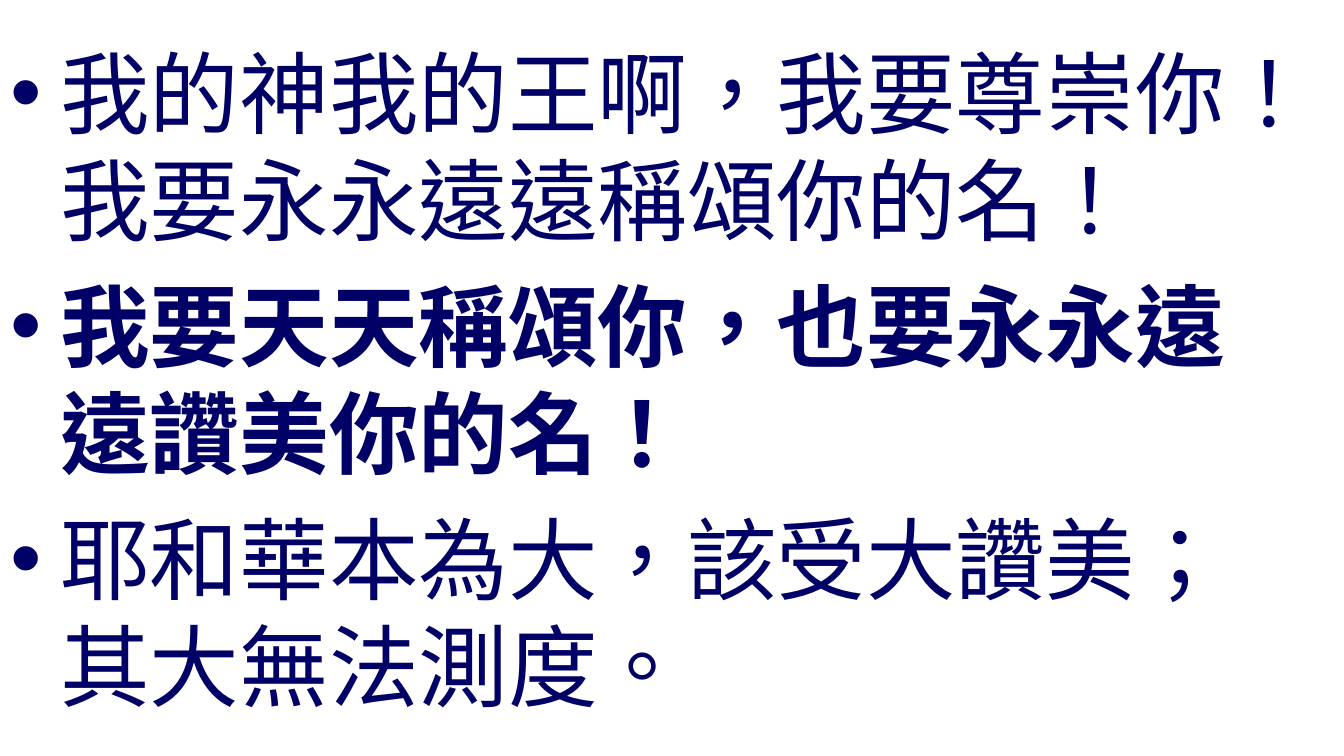
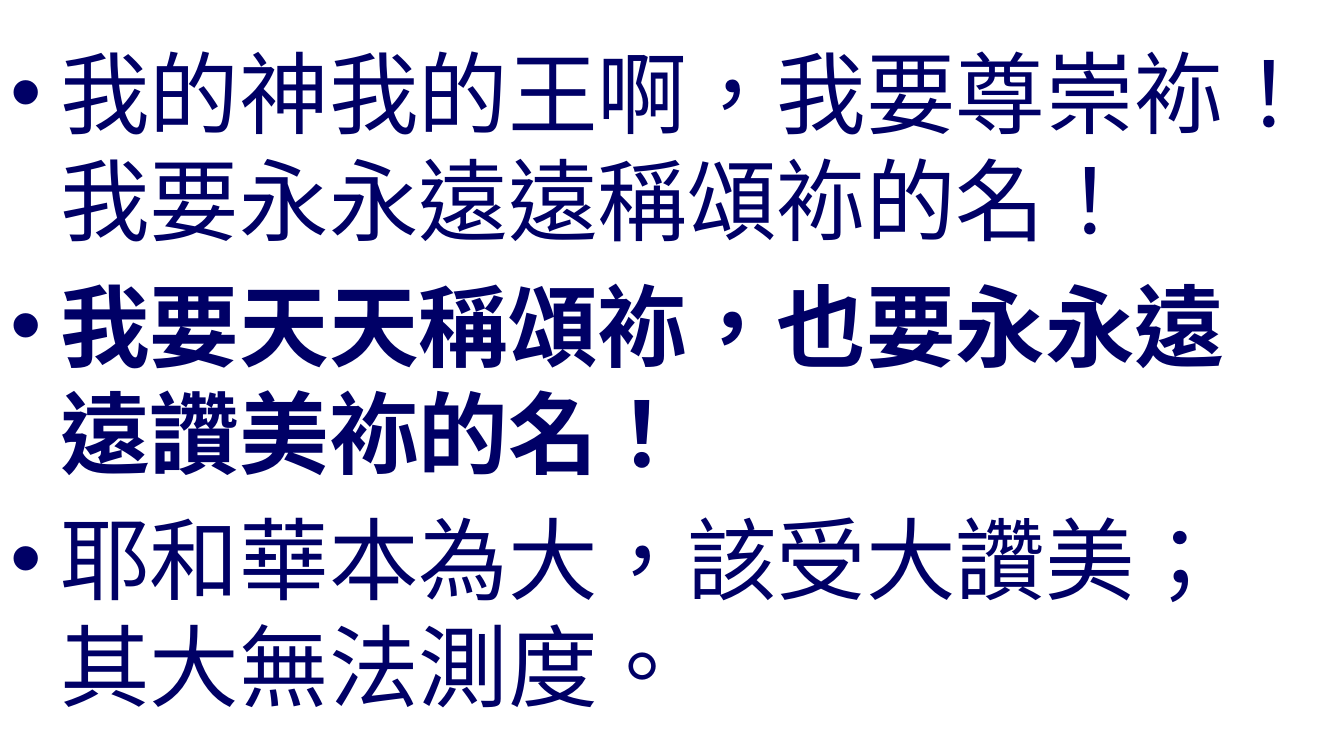
Before and after one commit to batisuoc/worship-resources, a slide deck: slide 2 of 103主是偉大.pptx. Drawn at 1344x756 pixels with LibreOffice and Linux fonts; fonts in the diff are those of the drawing; background and template pictures are left out. Boxes give left, top, right and bottom in pixels: in the first picture for what was removed or moved away, otherwise in the second. Text is boxed around its words. In the diff, an @@ line names an element or a change of style, - is before the commit and + after.

```diff
--- a/103主是偉大.pptx
+++ b/103主是偉大.pptx
@@ text at box(60, 51, 1314, 475): text changed @@
-• 我的神我的王啊，我要尊崇你！我要永永遠遠稱頌你的名！
-• 我要天天稱頌你，也要永永遠遠讚美你的名！
+• 我的神我的王啊，我要尊崇袮！我要永永遠遠稱頌袮的名！
+• 我要天天稱頌袮，也要永永遠遠讚美袮的名！
```
Also in this commit, not shown: 4 other slides changed.
